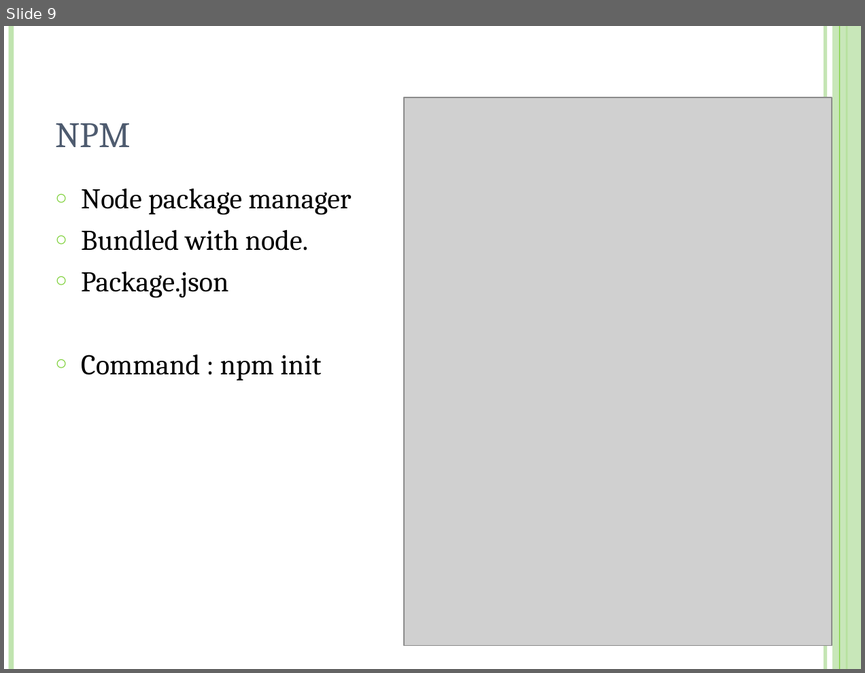
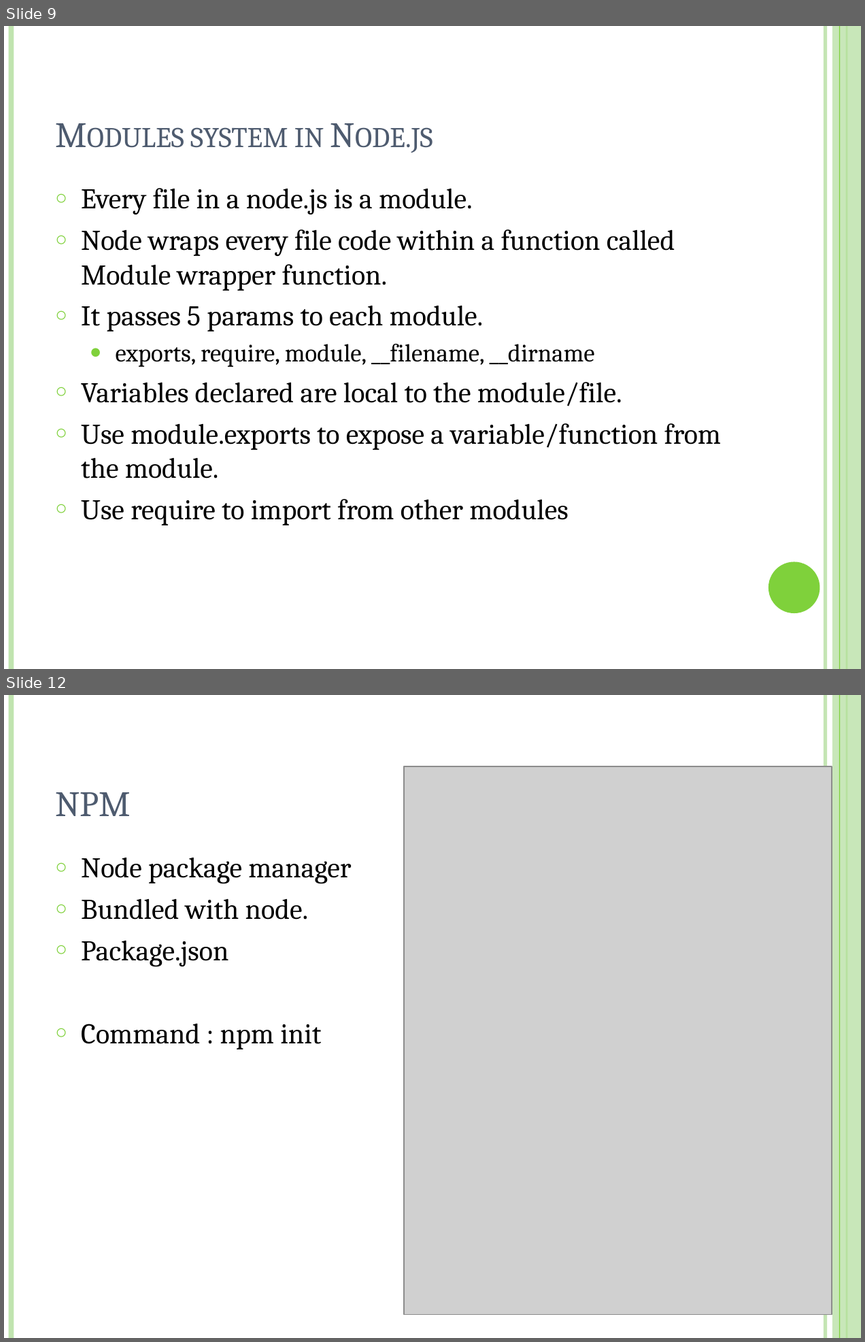
Before and after one commit to lakshmikanthadn/FresherTraining2018-NodeJS, a slide deck: Node js.pptx. Shown one above the other, each under a label of ours: slide 9 before the commit, slides 9 and 12 after it; the slides between them are not shown. The pictures are 865x673 and 865x1342 pixels, drawn with LibreOffice and Linux fonts; fonts in the diff are those of the drawing; grey boxes stand for pictures. Boxes give left, top, right and bottom in pixels: in the first picture for what was removed or moved away, otherwise in the second. Text is boxed around its words. In the diff, an @@ line names an element or a change of style, - is before the commit and + after.

```diff
--- a/Node js.pptx
+++ b/Node js.pptx
@@ slide 9 added at box(4, 26, 861, 669), background #FFFFFF; not listed: 5 template elements that a slide beside it also shows @@
@@ title added at box(190, 127, 328, 214), 30 pt, text #4E5B6F, small capitals @@
+Modules system in Node.js
@@ text added at box(81, 188, 721, 525), 24 pt, text #000000 @@
+○ Every file in a node.js is a module.
+○ Node wraps every file code within a function called Module wrapper function.
+○ It passes 5 params to each module.
+  ● exports, require, module, __filename, __dirname
+○ Variables declared are local to the module/file.
+○ Use module.exports to expose a variable/function from the module.
+○ Use require to import from other modules
@@ ellipse added at box(768, 562, 820, 613), fill #7FD13B @@
@@ what was slide 9 is now slide 12 @@
```
Also in this commit, not shown: 4 slides changed, 7 other slides added, 5 slides removed, 3 other files.
